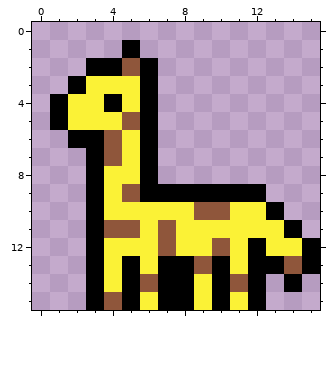
Two states of a pixel-art file, artwork/fran/giraf.aseprite. Above, as it was before the edit.
16x16 pixels, 1 frame.
New version:
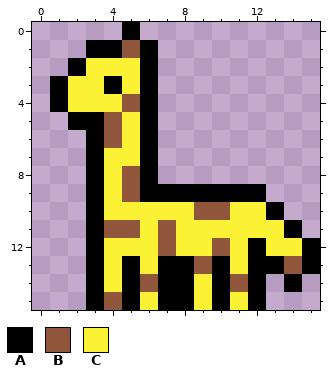
Palette (. is transparent): A #000000  B #8f563b  C #fbf236
Edits made:
y 0: x 5 . -> A
y 1: x 3..6 ..A. -> AABA
y 2: x 2..5 .AAB -> ACCC
y 3: x 1..2 .A -> AC; x 4 C -> A
y 4: x 4..5 AC -> CB
y 5: x 1..5 ACCCB -> .AABC
y 6: x 2 A -> .
y 7: x 4 B -> C
y 8: x 5 C -> B
Boxes around the changes in both pictures, in picture pixels (x1, y1, x2, y2):
changed: (50, 22, 158, 184)
